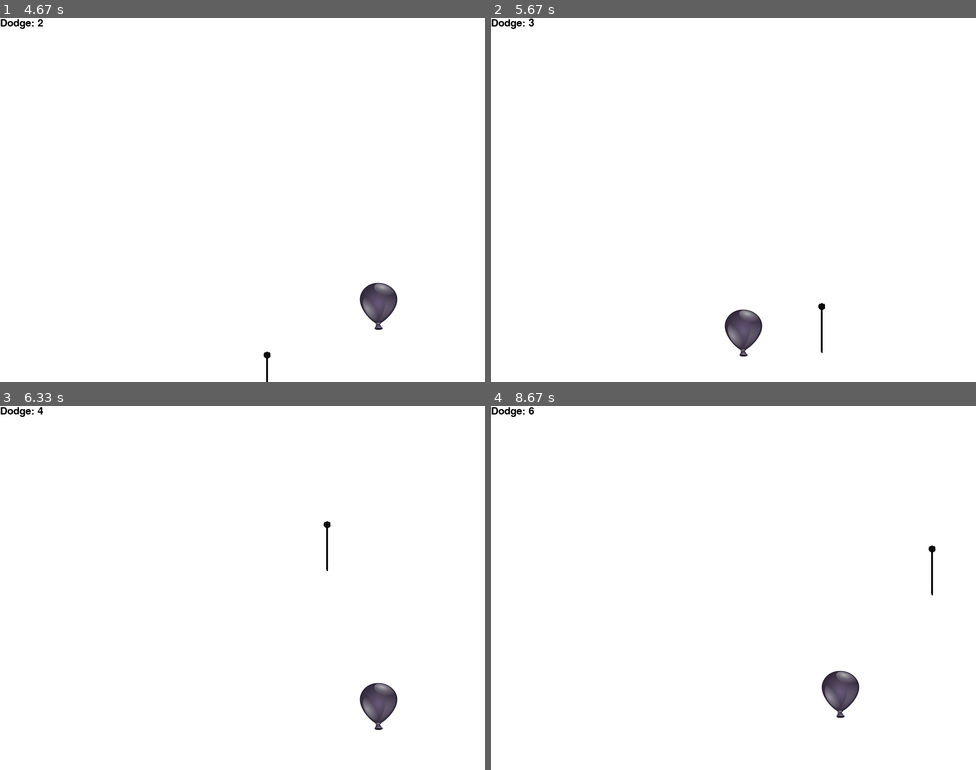
Above: before the commit, frames 1-4 (two rows, left to right).
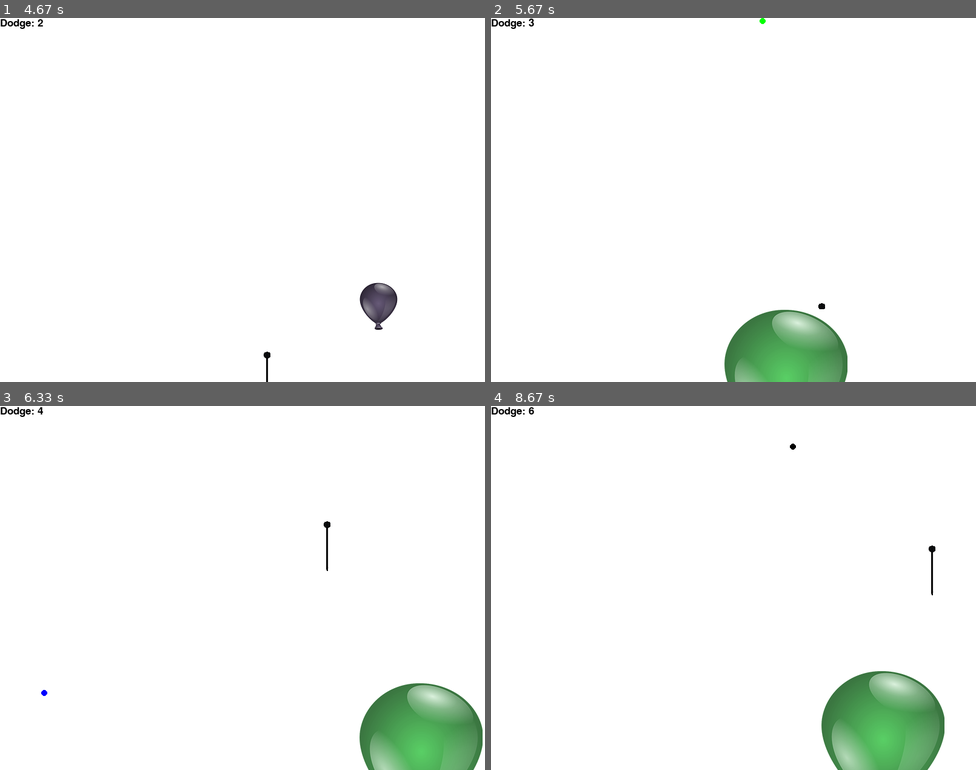
Above: after the commit, the same moments.

Repository: GuilhermeeSette/Ballooooon
Game: pygame game, started from PROJETO/main.py
Same seed, same stepped clock (60 frames per second), same inputs: the game is played once before the commit and once after it.
Inputs (mouse positions are in pixels of both pictures, inside the frame that each line leads up to):
- Up to frame 1 (4.67 s): click "Play" at 0.42 s; hold Right 0.67-1.13 s; move the mouse to (223, 214) at 0.7 s; hold Up 1.17-1.47 s; hold Right 1.5-1.97 s; hold Left 2-2.53 s; hold Down 2.57-2.87 s; hold Left 2.9-3.3 s; hold Up 3.33-3.7 s; hold Right 3.73-4.37 s; click (300, 232) at 4.45 s
- Up to frame 2 (5.67 s): hold Down 4.73-5.1 s; hold Left 5.13-5.6 s; hold Right from 5.63 s (still down)
- Up to frame 3 (6.33 s): release Right at 6.1 s; hold Up from 6.13 s (still down)
- Up to frame 4 (8.67 s): release Up at 6.43 s; hold Right 6.47-6.93 s; hold Down 7.53-7.83 s; hold Left 7.87-8.27 s; hold Up from 8.3 s (still down)

Frame 1 is identical in both runs. In frame 2, 4.5% of the frame differs, in the area x 48-74%, y 0-100%; in frame 3, 5.5%; in frame 4, 6.1%, in the area x 61-94%, y 10-100%.

Commit message:
Criação dos gadgets

Diff:
--- a/PROJETO/gadgets.py
+++ b/PROJETO/gadgets.py
@@ -1,28 +1,56 @@
-import pygame as py
-import random
+        def pow_e(posx,posy):
+            circ = py.draw.circle(screen, (0,0,255), (posx, posy), 5)
+            if y <= posy + 10 and posy <= y + bal_height:
+                    #print("y cross")
+
+                    if   posx >= x and x + bal_width >= posx or x+bal_width >= posx and x + bal_width <= posx+10 or x+(bal_width / 2) >= posx and x+(bal_width / 2) <= posx+10 :
+                        escudo()
+
+        def pow_c(posx, posy):
+            circ = py.draw.circle(screen, (0,0,0), (posx, posy), 5)
+            if y <= posy + 10 and posy <= y + bal_height:
+                    #print("y cross")
+
+                if   posx >= x and x + bal_width >= posx or x+bal_width >= posx and x + bal_width <= posx+10 or x+(bal_width / 2) >= posx and x+(bal_width / 2) <= posx+10 :
+                    cresce()
+
+        def pow_m(posx, posy):
+            circ = py.draw.circle(screen, (0,255,0), (posx, posy), 5)
+            if y <= posy + 10 and posy <= y + bal_height:
+                    #print("y cross")
+
+                if   posx >= x and x + bal_width >= posx or x+bal_width >= posx and x + bal_width <= posx+10 or x+(bal_width / 2) >= posx and x+(bal_width / 2) <= posx+10 :
+                    mini()
+
+        def cresce():
+          global balImg
+          balImg = balazul
 
 
-def cresce(x,y):
-  balImg = 'Balão Grande'
-  py.display.blit(balImg,(x,y))
+
+        def mini():
+          global balImg
+          balImg = balverde
 
 
-def mini(x,y):
-  balImg = 'Balão mini'
-  py.display.blit(balImg,(x,y))
+        def escudo():
+          for i in range(dodge,dodge + 10,1):
+            if y <= thing_starty + thing_height and thing_starty <= y + bal_height:
+                    #print("y cross")
 
-def escudo(x,y):
-  '''
-  Não tem colisão com as agulhas por 7 dodges
-  '''
+                    if   thing_startx >= x and x + bal_width >= thing_startx or x+bal_width >= thing_startx and x + bal_width <= thing_startx+thing_width or x+(bal_width / 2) >= thing_startx and x+(bal_width / 2) <= thing_startx+thing_width :
+                        print('Funcionou!')
 
-def gad():
-  power = random.randint(1,3)
-  x = random.randint(0,800)
-  y = random.randint(0,600)
-  if power == 1:
-    escudo(x,y)
-  elif power == 2:
-    mini(x,y)
-  elif power == 3:
-    cresce(x,y)
+        def gad():
+          power = random.randint(1,3)
+          posx = random.randint(0,800)
+          posy = random.randint(0,600)
+          if power == 1:
+            pow_m(posx,posy)
+          elif power == 2:
+            pow_e(posx,posy)
+          elif power == 3:
+            pow_c(posx,posy)
+
+        if dodge > 2 != 0 and dodge < 10 != 0:
+            gad()
--- a/PROJETO/main.py
+++ b/PROJETO/main.py
@@ -46,6 +46,9 @@
 #carImg = py.image.load('E:\Pygame_course/carrace.png')
 #Linux
 #carImg = py.image.load('/media/guilherme/USB DISK/Pygame_course/carrace.png')
+
+
+
 def things_dodge(count):
     font = py.font.SysFont(None, 25)
     text = font.render("Dodge: " + str(count), True, black)
@@ -361,9 +364,62 @@
 
             if   thing_startx >= x and x + bal_width >= thing_startx or x+bal_width >= thing_startx and x + bal_width <= thing_startx+thing_width or x+(bal_width / 2) >= thing_startx and x+(bal_width / 2) <= thing_startx+thing_width :
                 crash()
-
-
-
+        def pow_e(posx,posy):
+            circ = py.draw.circle(screen, (0,0,255), (posx, posy), 5)
+            if y <= posy + 10 and posy <= y + bal_height:
+                    #print("y cross")
+
+                    if   posx >= x and x + bal_width >= posx or x+bal_width >= posx and x + bal_width <= posx+10 or x+(bal_width / 2) >= posx and x+(bal_width / 2) <= posx+10 :
+                        escudo()
+
+        def pow_c(posx, posy):
+            circ = py.draw.circle(screen, (0,0,0), (posx, posy), 5)
+            if y <= posy + 10 and posy <= y + bal_height:
+                    #print("y cross")
+
+                if   posx >= x and x + bal_width >= posx or x+bal_width >= posx and x + bal_width <= posx+10 or x+(bal_width / 2) >= posx and x+(bal_width / 2) <= posx+10 :
+                    cresce()
+
+        def pow_m(posx, posy):
+            circ = py.draw.circle(screen, (0,255,0), (posx, posy), 5)
+            if y <= posy + 10 and posy <= y + bal_height:
+                    #print("y cross")
+
+                if   posx >= x and x + bal_width >= posx or x+bal_width >= posx and x + bal_width <= posx+10 or x+(bal_width / 2) >= posx and x+(bal_width / 2) <= posx+10 :
+                    mini()
+
+        def cresce():
+          global balImg
+          balImg = balazul
+
+
+
+        def mini():
+          global balImg
+          balImg = balverde
+
+
+        def escudo():
+          for i in range(dodge,dodge + 10,1):
+            if y <= thing_starty + thing_height and thing_starty <= y + bal_height:
+                    #print("y cross")
+
+                    if   thing_startx >= x and x + bal_width >= thing_startx or x+bal_width >= thing_startx and x + bal_width <= thing_startx+thing_width or x+(bal_width / 2) >= thing_startx and x+(bal_width / 2) <= thing_startx+thing_width :
+                        print('Funcionou!')
+
+        def gad():
+          power = random.randint(1,3)
+          posx = random.randint(0,800)
+          posy = random.randint(0,600)
+          if power == 1:
+            pow_m(posx,posy)
+          elif power == 2:
+            pow_e(posx,posy)
+          elif power == 3:
+            pow_c(posx,posy)
+
+        if dodge > 2 != 0 and dodge < 10 != 0:
+            gad()
         py.display.flip()
         clock.tick(60)
 
